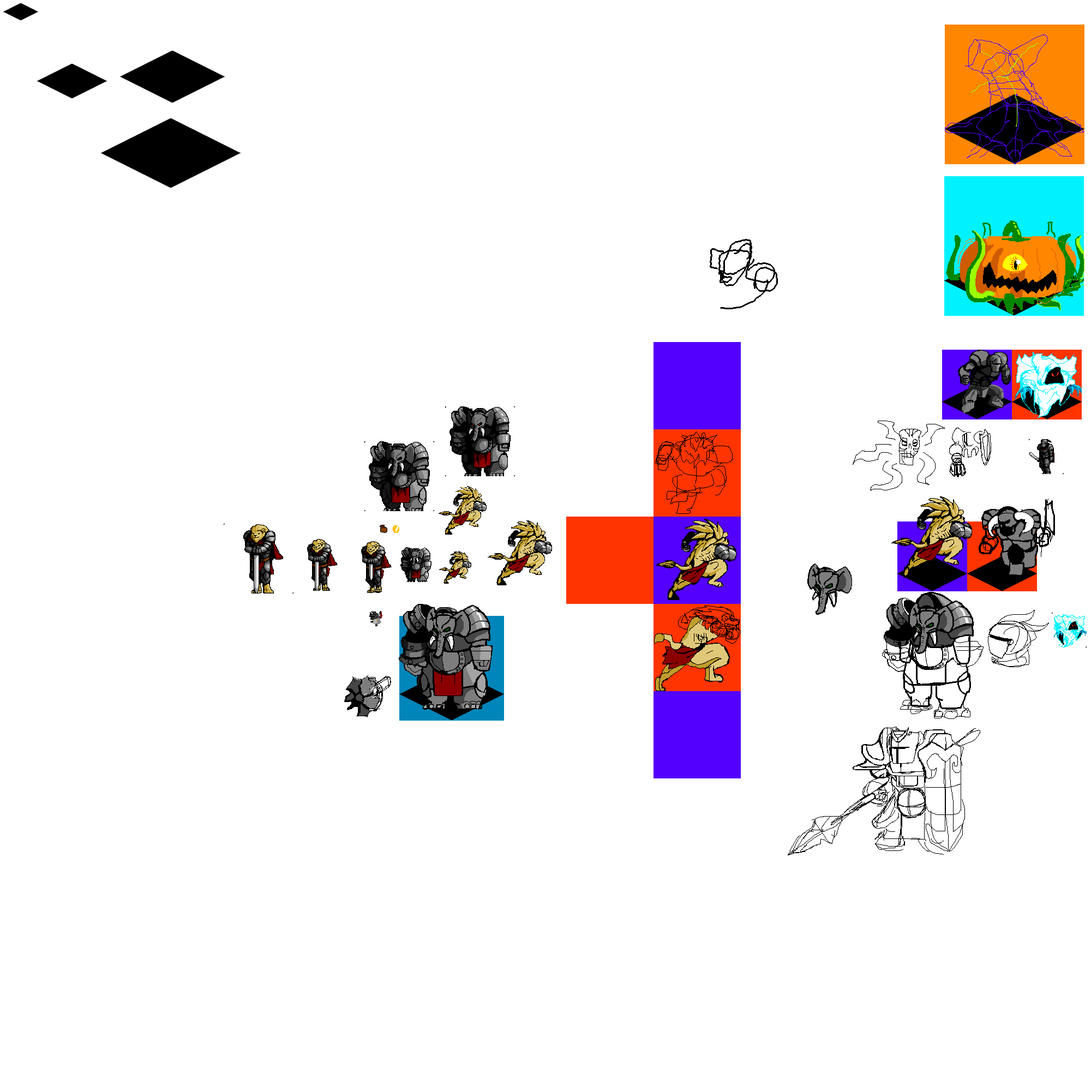
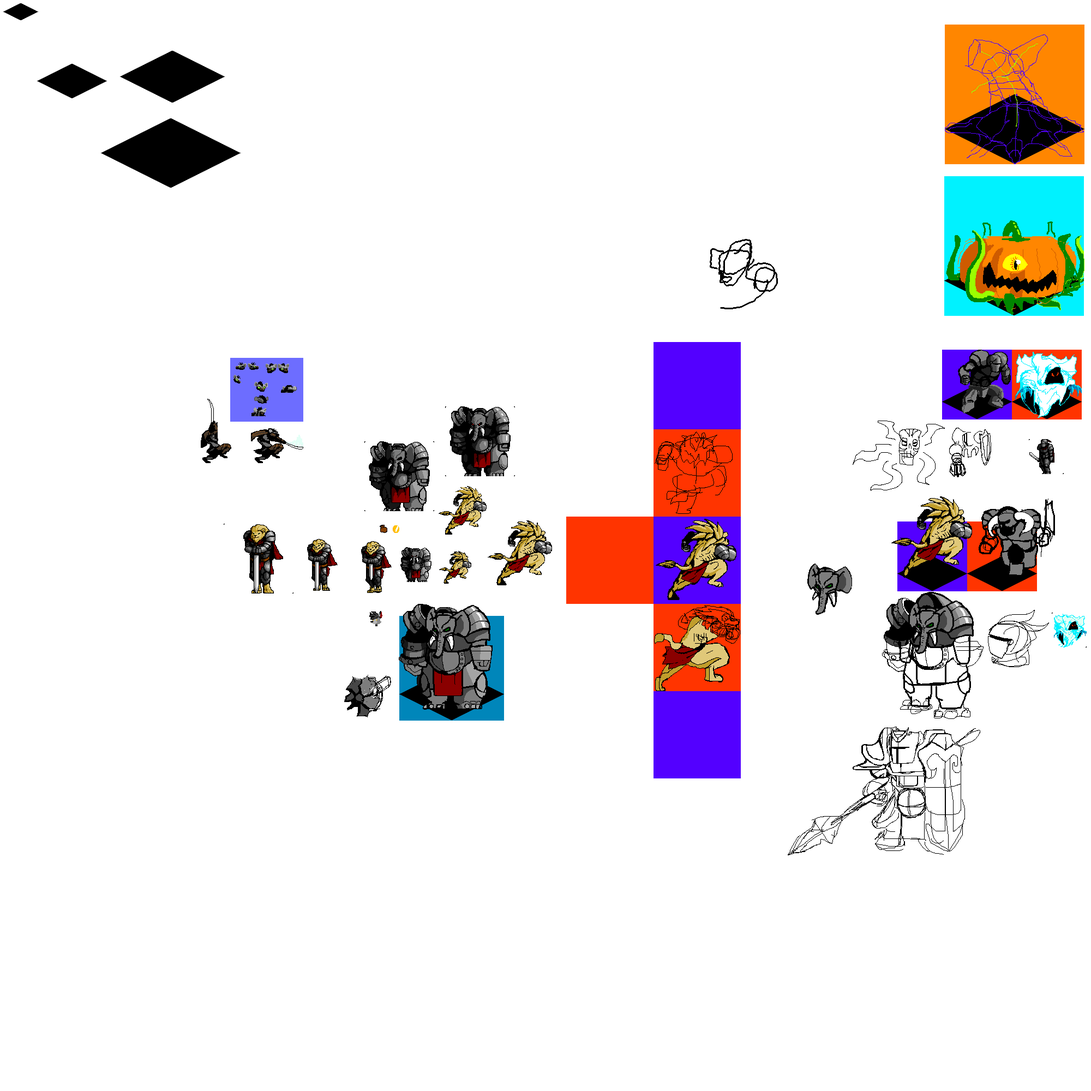
Revision of a layered 1091px x 1091px image; what changed, layer by layer:
painted on "New Layer" over [200,362,304,464]
painted on "Background" over [230,358,304,422]
